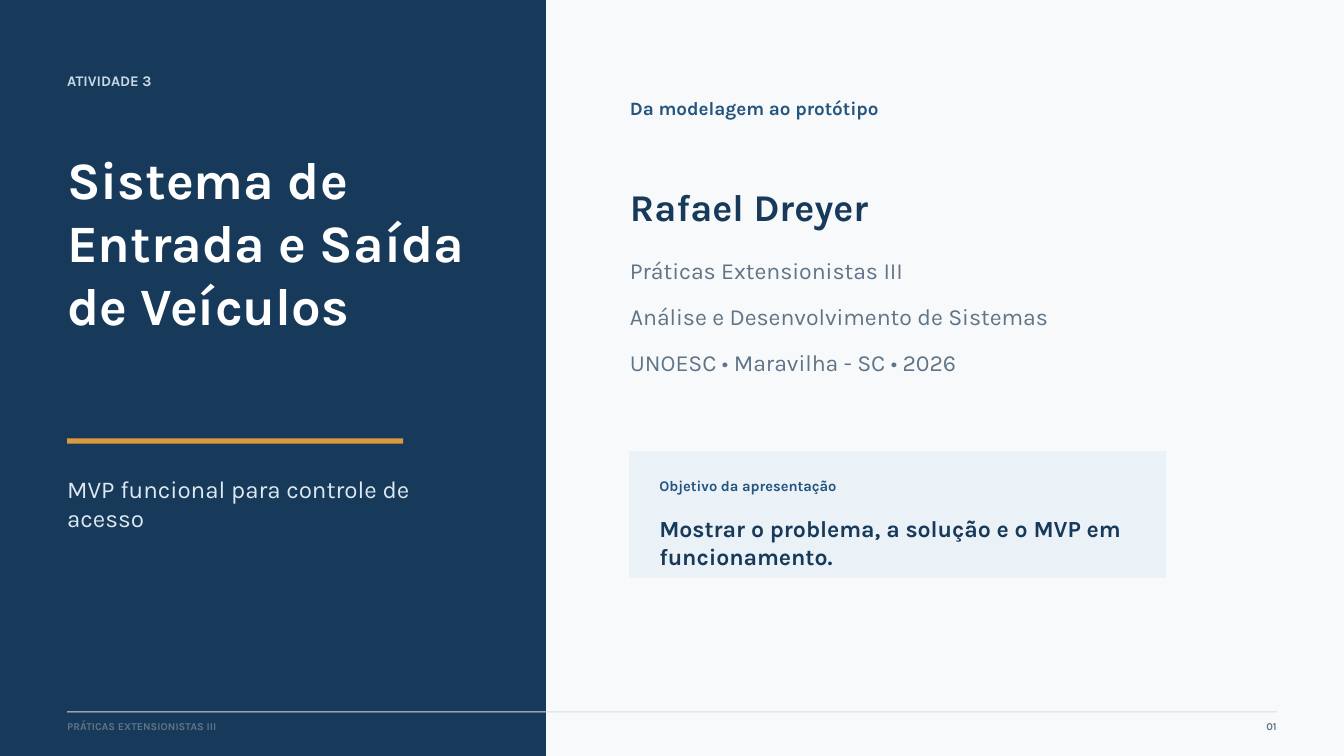
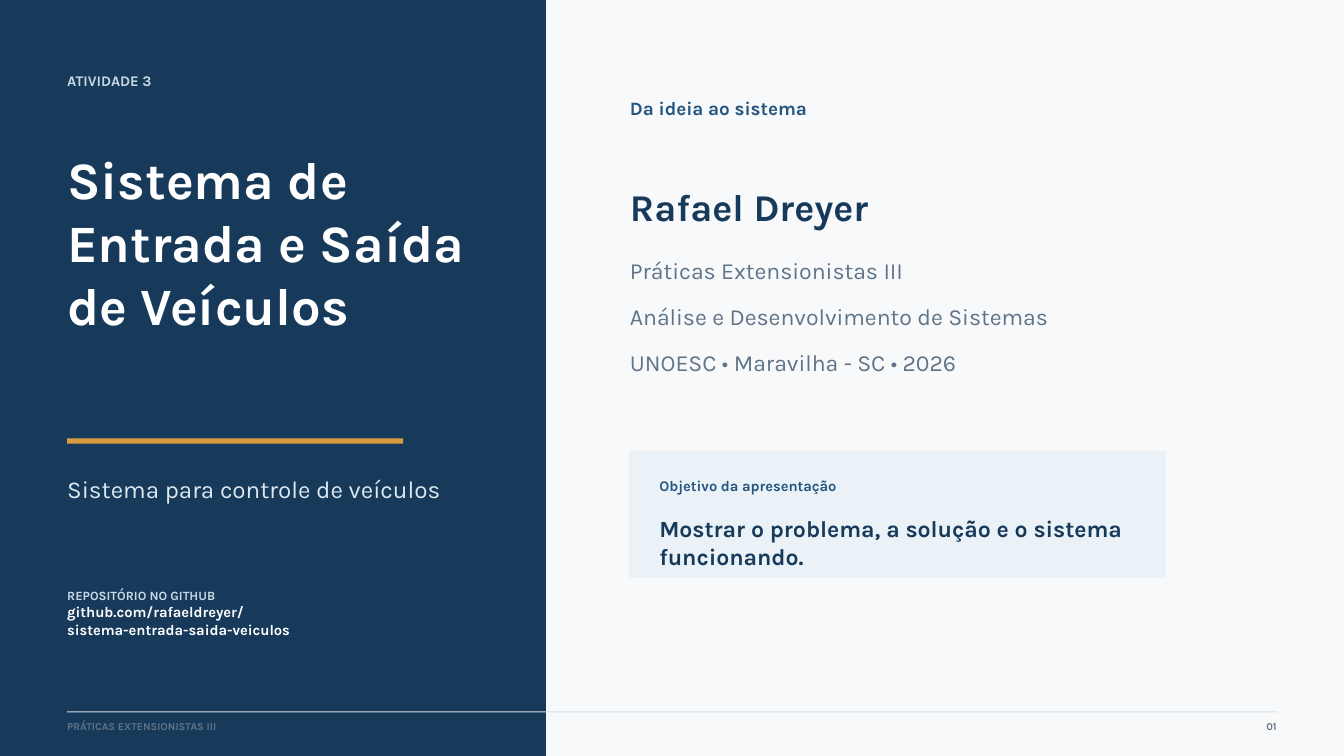
Before and after one commit to rafaeldreyer/sistema-entrada-saida-veiculos, a slide deck: slide 1 of doc/atividade-3/Apresentacao_Atividade_3_Sistema_Veiculos.pptx. Drawn at 1344x756 pixels with LibreOffice and Linux fonts; fonts in the diff are those of the drawing. Boxes give left, top, right and bottom in pixels: in the first picture for what was removed or moved away, otherwise in the second. Text is boxed around its words. In the diff, an @@ line names an element or a change of style, - is before the commit and + after.

Commit message:
Adiciona link do GitHub aos slides e roteiro de apresentacao
- Slides 1 e 8: bloco com o repositorio do projeto
- Roteiro reescrito para gravacao em video (narracao + gravacao de tela)
- Regenera o PDF da apresentacao a partir do pptx atualizado

```diff
--- a/doc/atividade-3/Apresentacao_Atividade_3_Sistema_Veiculos.pptx
+++ b/doc/atividade-3/Apresentacao_Atividade_3_Sistema_Veiculos.pptx
@@ text at (x1=630, y1=101, x2=807, y2=116): text changed @@
-Da modelagem ao protótipo
+Da ideia ao sistema
@@ text at (x1=67, y1=479, x2=441, y2=504): text changed @@
-MVP funcional para controle de acesso
+Sistema para controle de veículos
@@ text at (x1=659, y1=520, x2=1122, y2=566): text changed @@
-Mostrar o problema, a solução e o MVP em funcionamento.
+Mostrar o problema, a solução e o sistema funcionando.
@@ text added at (x1=67, y1=589, x2=290, y2=635), 10.5 pt, text #FFFFFF, bold @@
+REPOSITÓRIO NO GITHUB
+github.com/rafaeldreyer/
+sistema-entrada-saida-veiculos
```
Also in this commit, not shown: 7 other slides changed, 2 other files.
